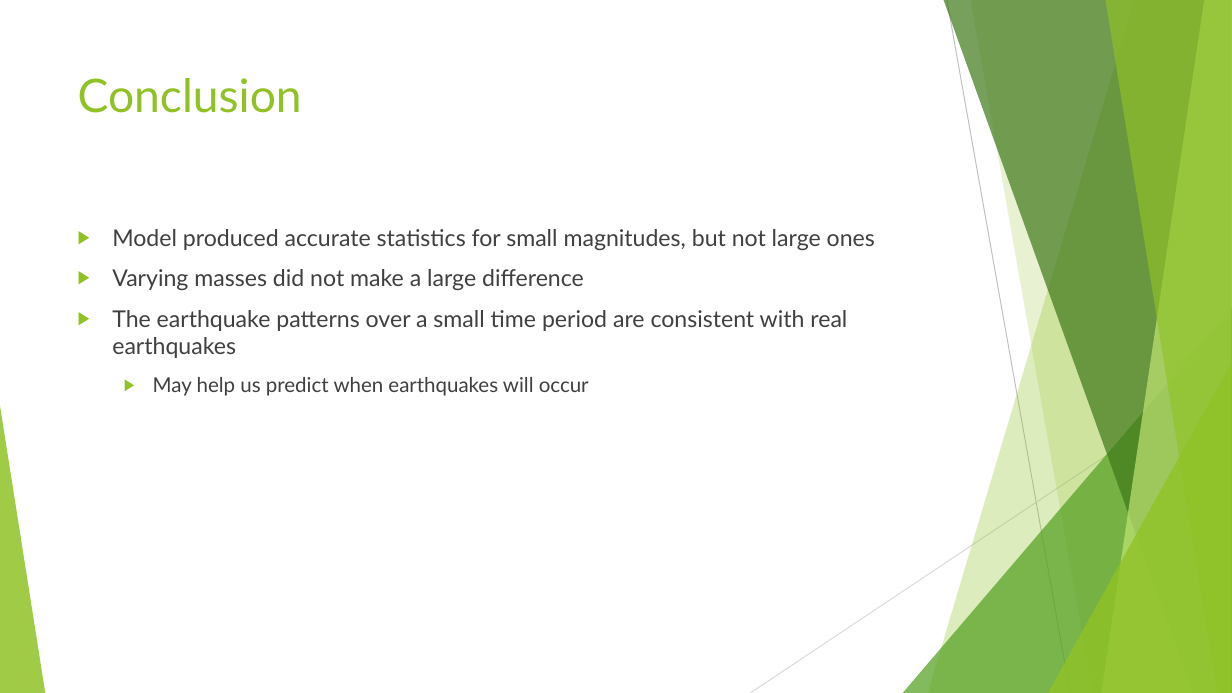
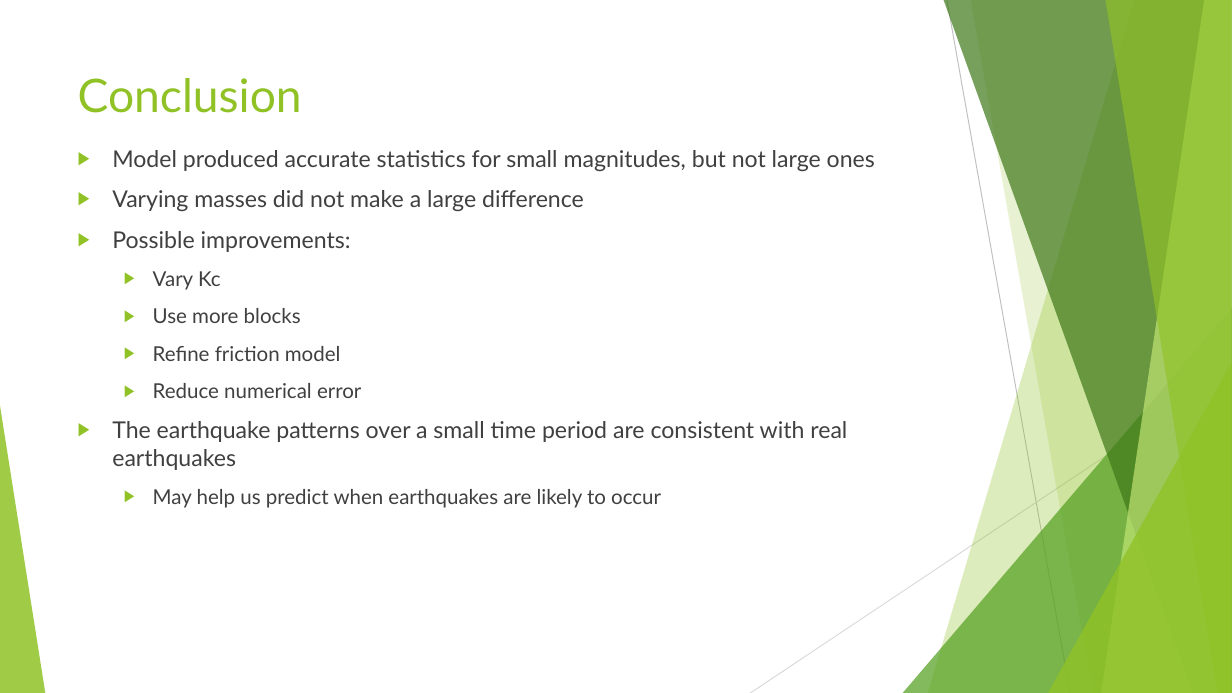
Before and after one commit to aMartin6/Final_Project, a slide deck: slide 13 of Earthquake Presentation.pptx (slide 11 before the commit). Drawn at 1232x693 pixels with LibreOffice and Linux fonts; fonts in the diff are those of the drawing. Boxes give left, top, right and bottom in pixels: in the first picture for what was removed or moved away, otherwise in the second. Text is boxed around its words. In the diff, an @@ line names an element or a change of style, - is before the commit and + after.

```diff
--- a/Earthquake Presentation.pptx
+++ b/Earthquake Presentation.pptx
@@ text "Model produced accurate statistics for ...": place and size @@
-text "Model produced accurate statistics for ..." at bbox=[112, 229, 875, 396]
+text "Model produced accurate statistics for ..." at bbox=[112, 150, 875, 508]
@@ text at bbox=[112, 231, 361, 398]: paragraphs added @@
+▶ Possible improvements:
+  ▶ Vary Kc
+  ▶ Use more blocks
+  ▶ Refine friction model
+  ▶ Reduce numerical error
@@ text at bbox=[153, 489, 661, 508]: text changed @@
-  ▶ May help us predict when earthquakes will occur
+  ▶ May help us predict when earthquakes are likely to occur
```
Also in this commit, not shown: 7 other slides changed, 3 slides added, 1 slide removed.
